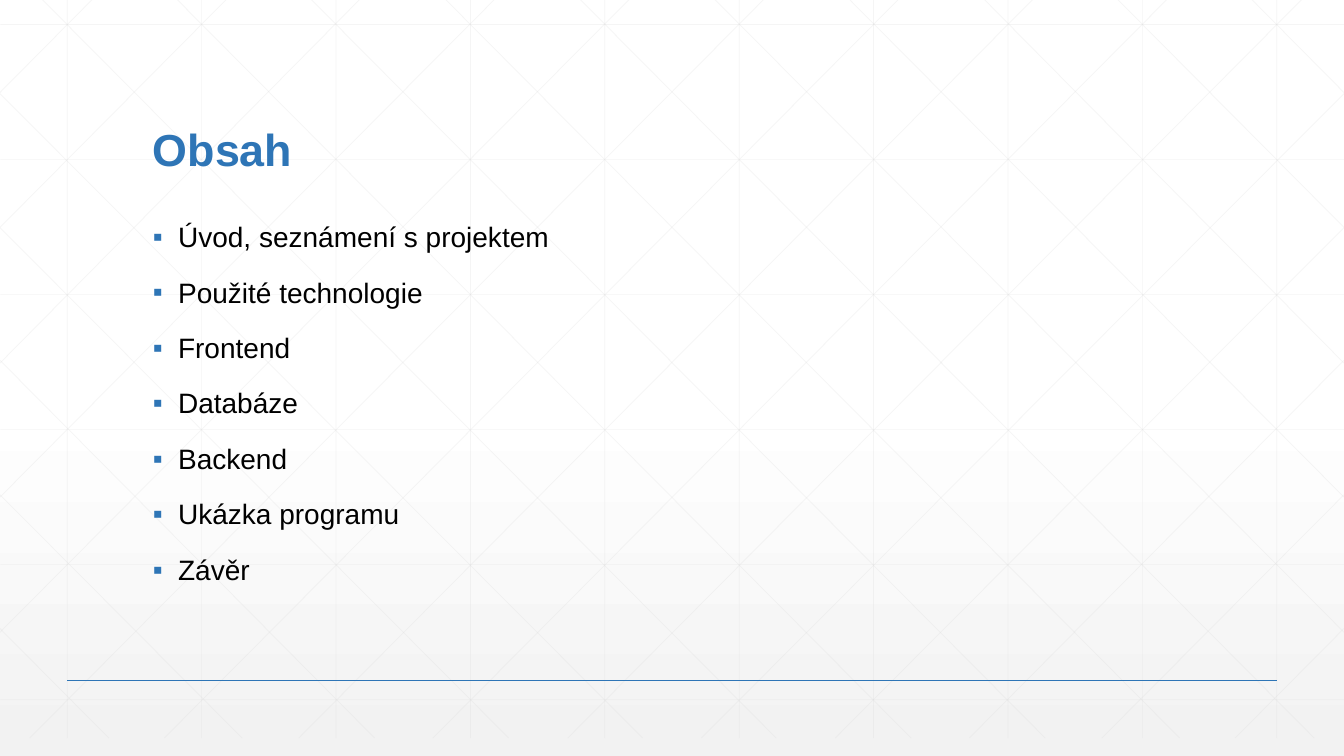
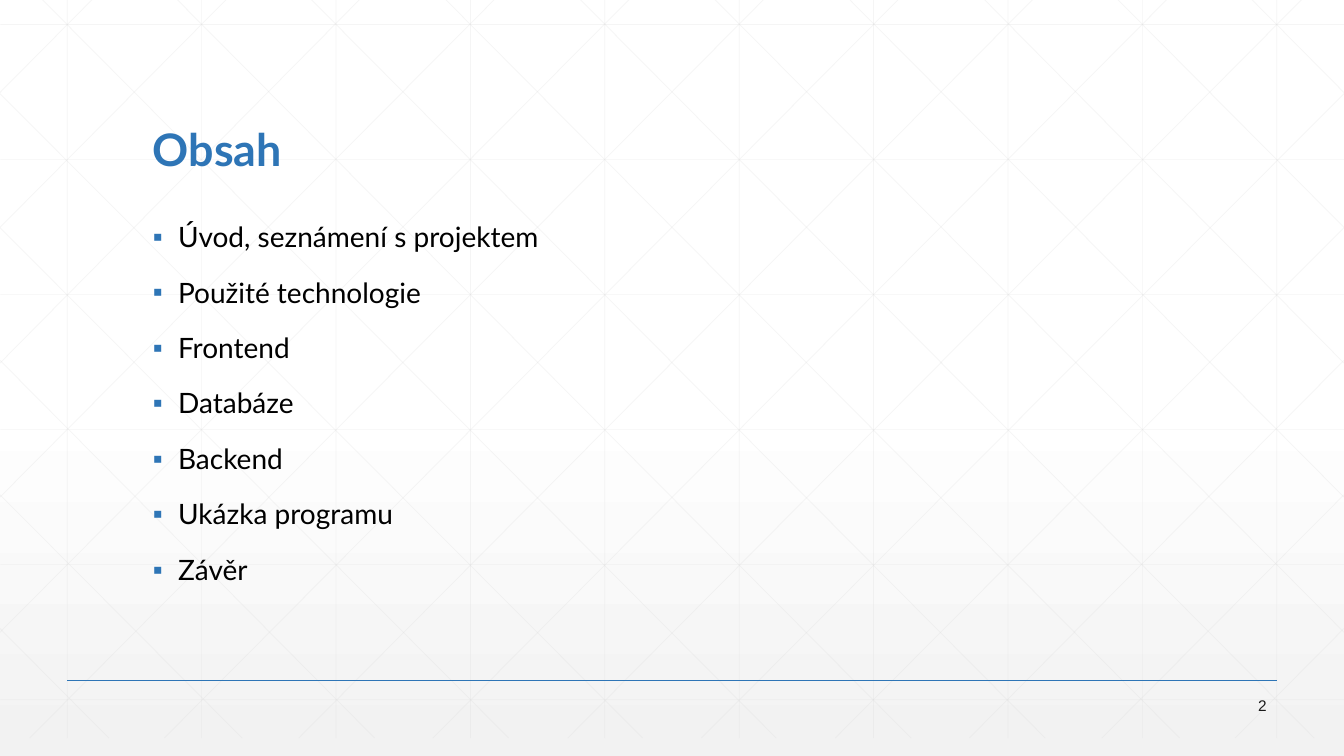
Before and after one commit to MetrKolben/MatKap, a slide deck: slide 2 of MatKap.pptx. Drawn at 1344x756 pixels with LibreOffice and Linux fonts; fonts in the diff are those of the drawing. Boxes give left, top, right and bottom in pixels: in the first picture for what was removed or moved away, otherwise in the second. Text is boxed around its words. In the diff, an @@ line names an element or a change of style, - is before the commit and + after.

```diff
--- a/MatKap.pptx
+++ b/MatKap.pptx
@@ title "Obsah" at (153, 132, 282, 167): font Arial to Lato @@
@@ text "Úvod, seznámení s projektem" at (178, 223, 539, 581): font Arial to Lato @@
@@ page number added at (1258, 700, 1267, 711), 11 pt, text #1A1A1A @@
+2
```
Also in this commit, not shown: 18 other slides changed.
